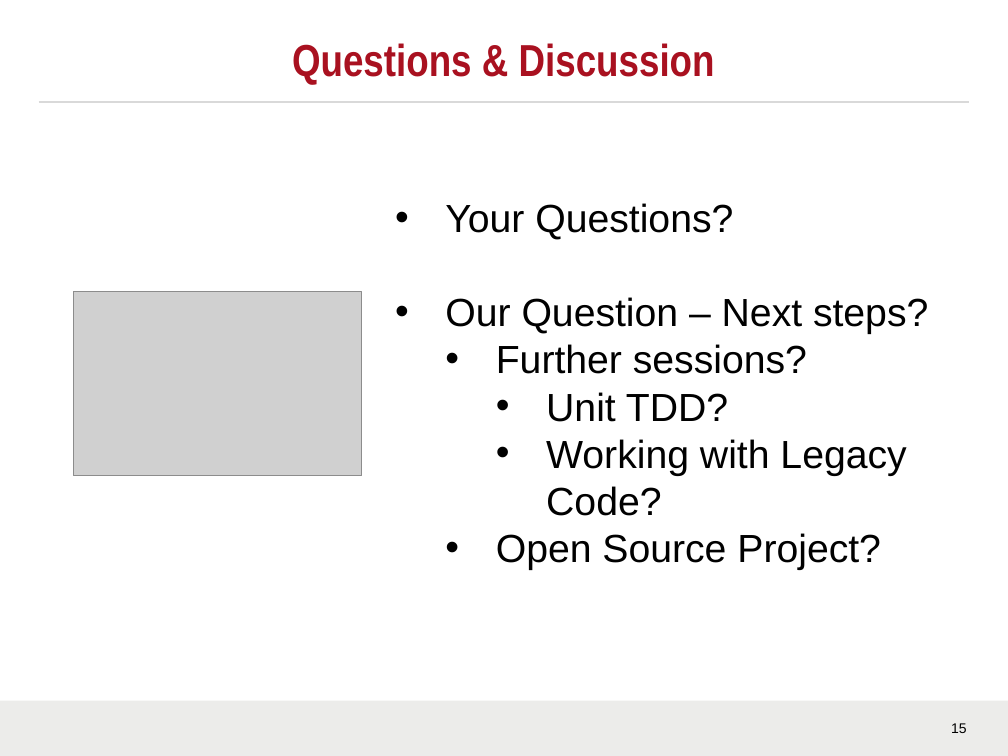
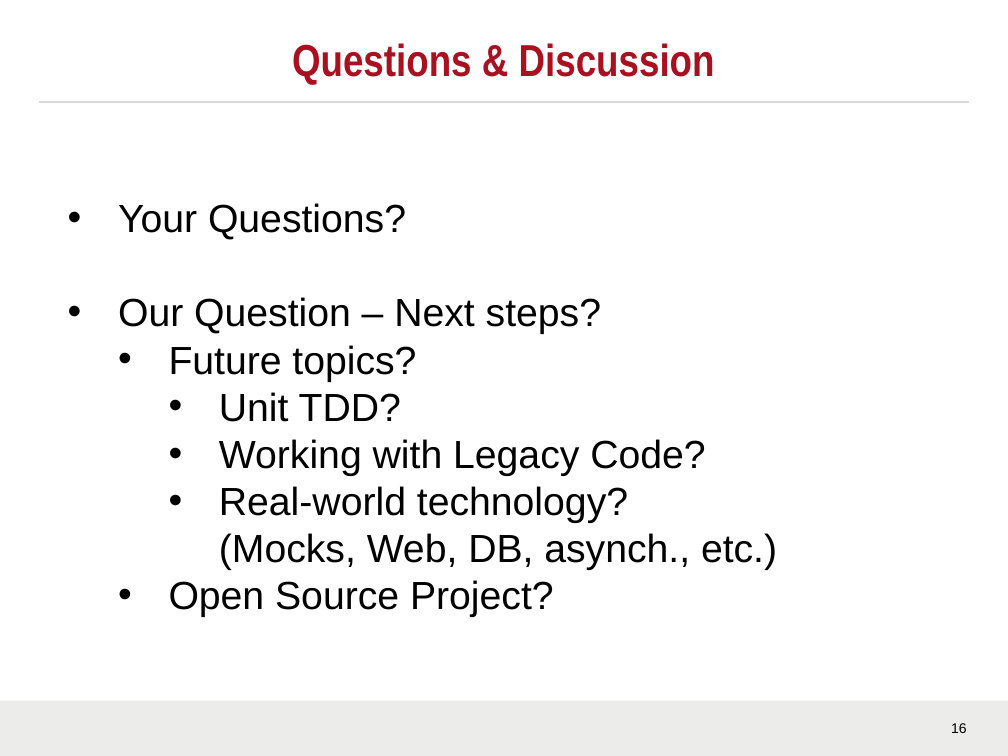
Before and after one commit to LanceZant/atdd-cucumber-jvm, a slide deck: slide 16 of doc/TDD Overview.pptx (slide 15 before the commit). Drawn at 1008x756 pixels with LibreOffice and Linux fonts; fonts in the diff are those of the drawing; grey boxes stand for pictures; background and template pictures are left out. Boxes give left, top, right and bottom in pixels: in the first picture for what was removed or moved away, otherwise in the second. Text is boxed around its words. In the diff, an @@ line names an element or a change of style, - is before the commit and + after.

```diff
--- a/doc/TDD Overview.pptx
+++ b/doc/TDD Overview.pptx
@@ text "Your Questions?": place and size @@
-text "Your Questions?" at (445, 203, 928, 570)
+text "Your Questions?" at (118, 203, 777, 617)
@@ picture removed at (74, 291, 362, 476) @@
@@ text at (169, 345, 416, 382): text changed @@
-  • Further sessions?
+  • Future topics?
@@ text at (219, 486, 777, 570): paragraph added @@
+    • Real-world technology?
+      (Mocks, Web, DB, asynch., etc.)
@@ page number at (951, 723, 967, 733): text changed @@
-15
+16
```
Also in this commit, not shown: 3 other slides changed, 1 slide added.
